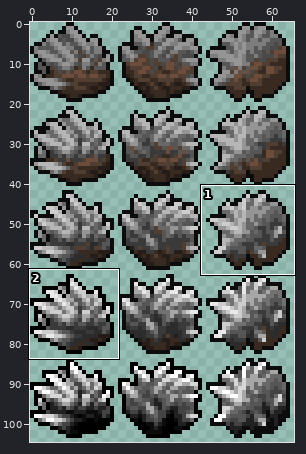
Two versions of one sprite sheet, Content/Items/Jewels/Rares/Moonstone/MajorMoonstone.png. The first picture is a wide view before the edit; the outline marks the close-up.
Close-up. Before the commit:
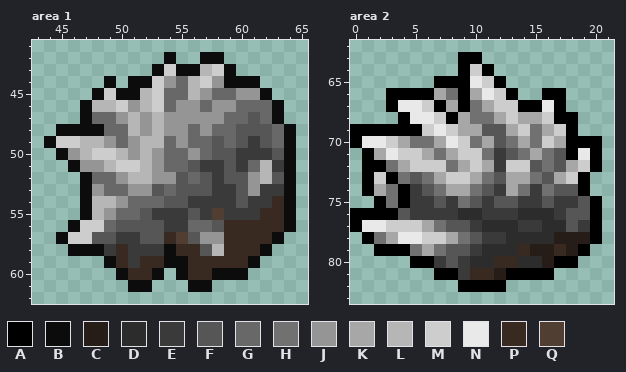
The file is 132x210 pixels, drawn in blocks of 2x2; one block is one cell here. Colours within 5 levels of each other are drawn and written as one. Shown: area 1: x 43..65, y 41..62; area 2: x 0..21, y 62..83. The commit also changed other parts of the picture, which this record leaves out.
Palette (. is transparent): A #000000  B #0c0c0c  C #261d18  D #2c2c2c  E #3a3a3a  F #565656  G #686868  H #717171  J #959595  K #a7a7a7  L #b6b6b6  M #cdcdcd  N #e9e9e9  P #392a21  Q #503e33
Pixels before, area 1, first column x 44:
42 ..........B..BB......
43 .........BMBBLMB.....
44 .....B.BBMJGLMJBBB...
45 ....BMBBLMGGLJGGJJB..
46 ...BLLMJLMGJJGJJGGGB.
47 ...BGGJLJLJJJJJGGFGB.
48 .BBBBGGLJLJJGJGGFFFGB
49 BMMLLJGJLLGJGGFGFEFGB
50 .BJLMMLJLJGGJGFFEEEFB
51 ..BJJLMMLJGGFEEFEGLEB
52 ...BGGJLLJJFGFEFFJLFB
53 ...BJGGJJFGFFFEEFJEEB
54 ...BLLJGGGFFEEEEFEEPB
55 ...BLJGGFEEEFEQEEEPPB
56 ..BMMGFFFFEEGGFPPPPPB
57 .BMMFFEEFFPQFJJPPPPB.
58 ..BBBEPEEEBPPFLPPPB..
59 .....BPEPPBBPPPPPB...
60 ......BPPB.BPPBBB....
61 .......BB...BB.......
Pixels before, area 2, first column x 0:
63 .........AA..........
64 .........AMA.........
65 .......AAANMA........
66 ...AAAAKHAKNMA..AA...
67 ...ANNMAKAHKMMAANA...
68 ....ANNMAKHHKMKKMAA..
69 AAAAAAMNMKKFFKMHKMA..
70 ANNMKHHKNMHKFHKHMKAAA
71 .AKNMMKHKMMHEFHKHFANA
72 .AAHKMMMHKMKEMMFHFKMA
73 .AMAHFHKMMKHFKKHFKMA.
74 .AKHAEFHKKHFEKHEHFFA.
75 ..AHAEEFEHFEFFEEFEEFA
76 AAAAFEEEEDDEEEDDDEFFA
77 ANNMMMKHFFEDDDEEDDFEA
78 .AHKNNMMKHFEEDDDDCCCA
79 ..AAAHKHFFEDDDPCCPCA.
80 .....AAEFEDDPPDDCAA..
81 .......AAEPPCAAAA....
82 .........AAAA........
And afterwards:
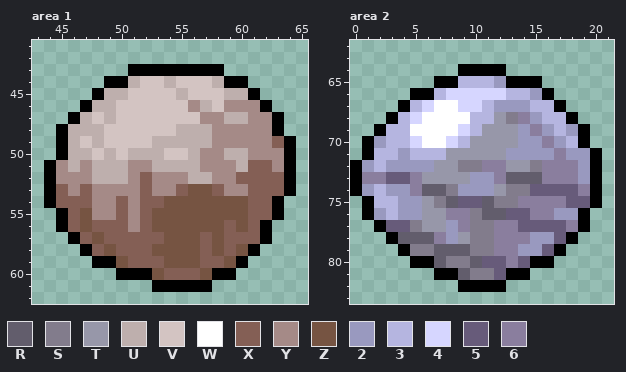
Colours new in this view: R #625d6c  S #827c8c  T #9797a9  U #beafad  V #d3c4c2  W #ffffff  X #845f55  Y #a58a87  Z #765442  2 #9999bf  3 #b5b5e0  4 #d6d6ff  5 #675b7a  6 #8a7e9e
The edit:
Changed rows in their new state; - is an unchanged pixel.
Area 1:
first column x 44:
42 ----------.--..------
43 -------AAAAAAAA.-----
44 -----AAUVVUVVVUAA.---
45 ----AUUVVVVUVVVUUA.--
46 ---AUUVVVVVVYUVYYYA.-
47 --AUVUVVVVVVVYYUUYYA-
48 -AUUUVVVVVVUUUYYYYYA.
49 .AUVUVVVVUUUUUYYYYYXA
50 -AUUVUVUUUVVUYYUUYYYA
51 AYUYUUUYYUUUUYYYUXXYA
52 AYYYUUUYXYYYUUYYXXXXA
53 AXYXYYYYXYYXZZXYYXXXA
54 AXXXYYXYXXZZZZZZZXXA.
55 -AXZYYXYXZZZZZZZZXXA.
56 -AXZXXXYXZZZZZZXZXA..
57 -.AXZXXXXXZZZXZXXXA.-
58 --.AXZXXXZZZZXZXZA.--
59 ----AAZXXXZZZXXZA.---
60 ------AAAZXXXZAA.----
61 -------..AAAAA-------
Area 2:
first column x 0:
63 ---------..----------
64 ----------A-A--------
65 ---------3332AAA-----
66 ---..--344444332-.---
67 ---.A34WW44322233----
68 ---A34WWWW33TS6233---
69 ..-33WWWW43TTT26232A-
70 .A2334WW43TTTT22623-.
71 --332333TTTTT2222622-
72 A232222TTSS66TTS6662-
73 A66556TTTT226RRR6662A
74 A23226RRS222TSS55556A
75 -A3322TSR55RSS666655-
76 .-2322TT66SRR556622A.
77 ..A55STT26SS6655556A.
78 -..ARRR62TSS666225A..
79 --..-SSRRRSS66225A..-
80 -------RSSR5565AA..--
81 ---------RSS5--..----
